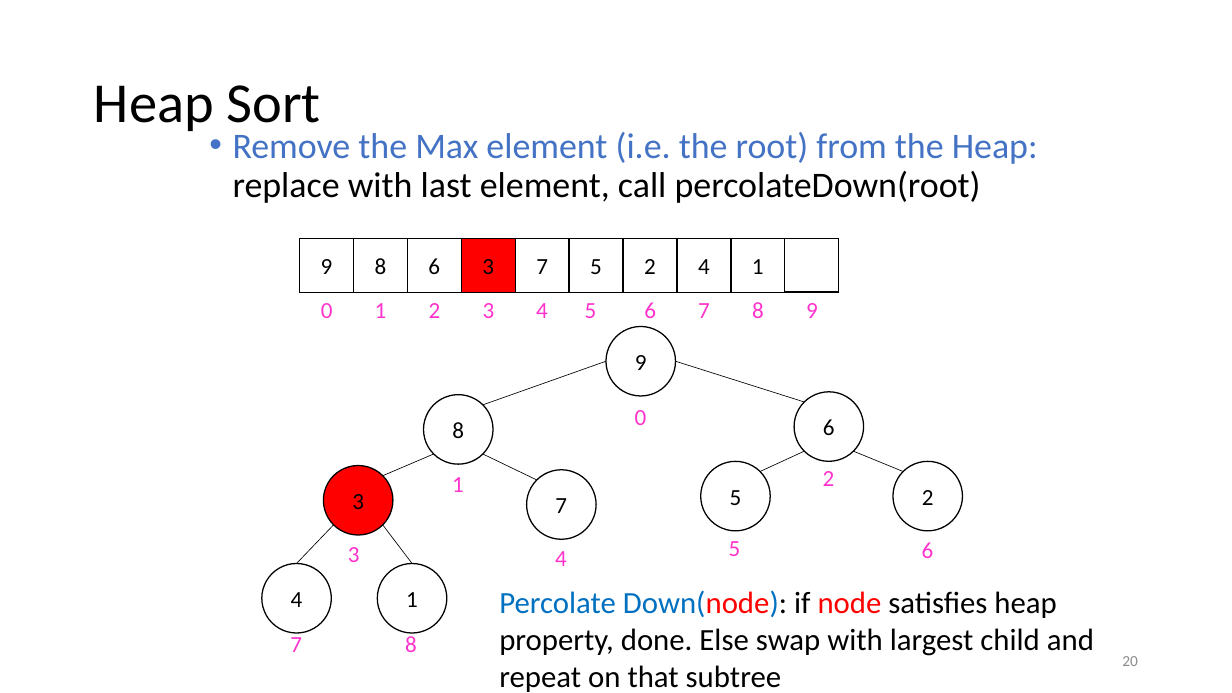
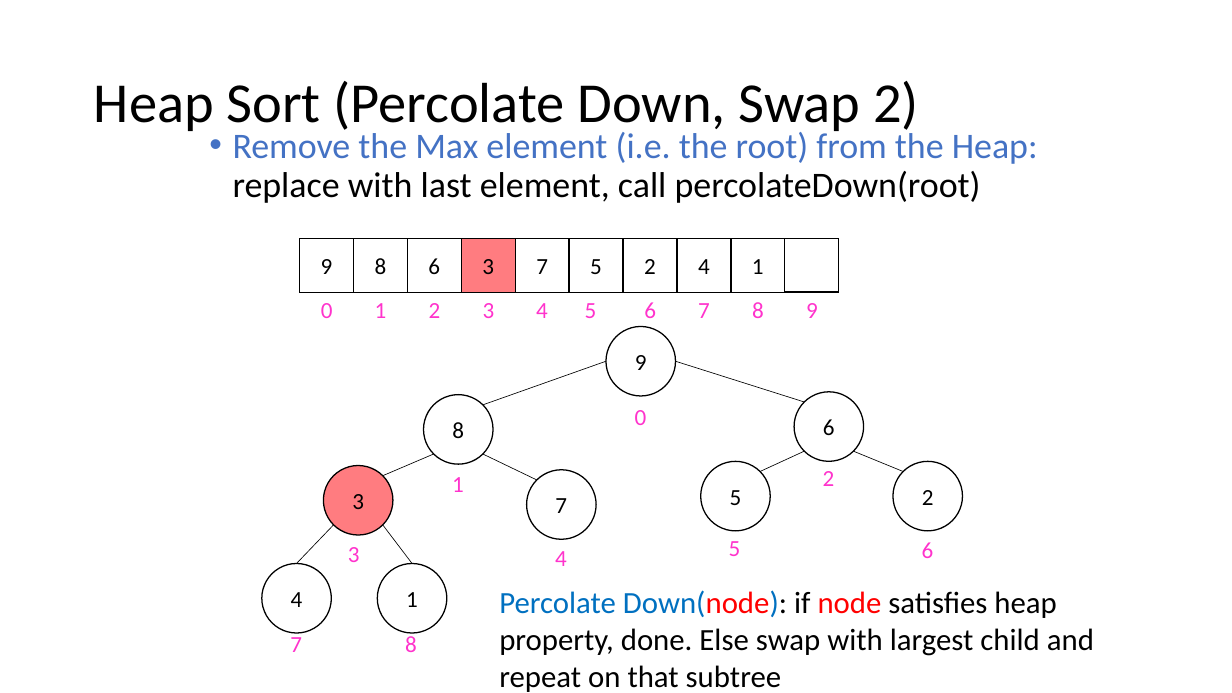
Before and after one commit to natebrunelle/cse332, a slide deck: slide 39 of demo_site/files/slides/lecture12_sorting1_inka.pptx (slide 20 before the commit). Drawn at 1232x693 pixels with LibreOffice and Linux fonts; fonts in the diff are those of the drawing. Boxes give left, top, right and bottom in pixels: in the first picture for what was removed or moved away, otherwise in the second. Text is boxed around its words. In the diff, an @@ line names an element or a change of style, - is before the commit and + after.

```diff
--- a/demo_site/files/slides/lecture12_sorting1_inka.pptx
+++ b/demo_site/files/slides/lecture12_sorting1_inka.pptx
@@ title at (94,81,919,135): text changed @@
-Heap Sort
+Heap Sort (Percolate Down, Swap 2)
@@ rectangle "3" at (461,238,515,292): fill #FF0000 to #FF7C80 @@
@@ ellipse "3" at (323,466,393,535): fill #FF0000 to #FF7C80 @@
@@ page number removed at (1122,656,1138,666) @@
-20
```
Also in this commit, not shown: 29 other slides changed, 17 slides added, 26 slides removed, 6 other files.
